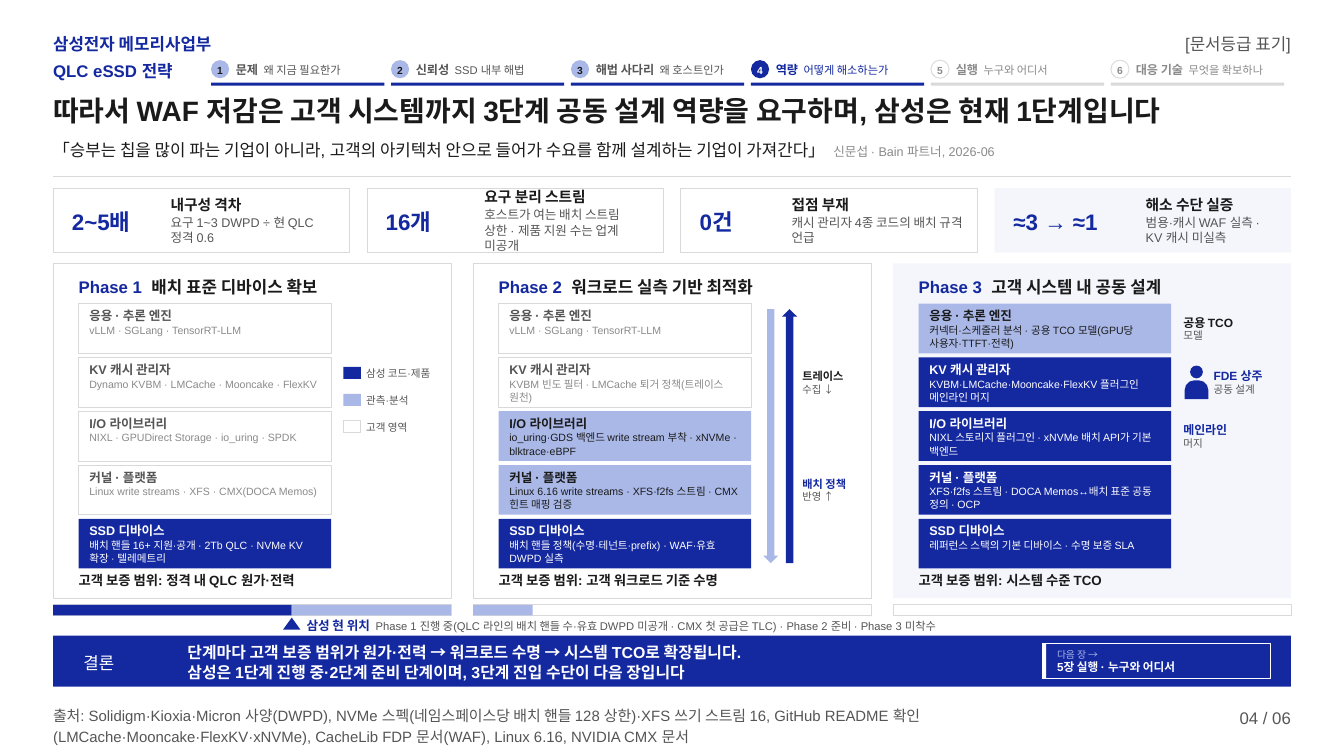
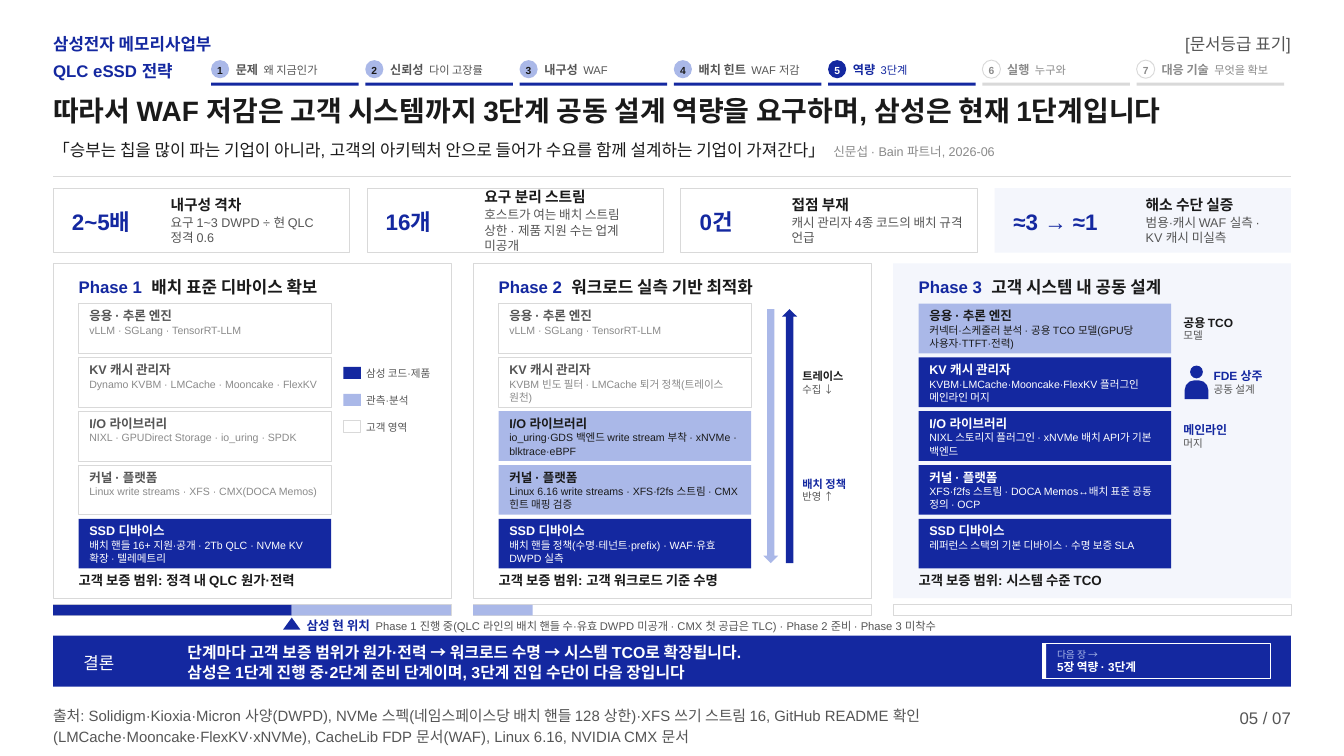
Before and after one commit to k31001/action-learning, a slide deck: slide 5 of outputs/presentation/qlc-ssd-strategy.pptx (slide 4 before the commit). Drawn at 1344x756 pixels with LibreOffice and Linux fonts; fonts in the diff are those of the drawing. Boxes give left, top, right and bottom in pixels: in the first picture for what was removed or moved away, otherwise in the second. Text is boxed around its words. In the diff, an @@ line names an element or a change of style, - is before the commit and + after.

```diff
--- a/outputs/presentation/qlc-ssd-strategy.pptx
+++ b/outputs/presentation/qlc-ssd-strategy.pptx
@@ rectangle resized from (x1=211, y1=83, x2=384, y2=85) to (x1=211, y1=83, x2=359, y2=85) @@
@@ text at (x1=236, y1=64, x2=317, y2=75): text changed @@
-문제 왜 지금 필요한가
+문제 왜 지금인가
@@ text "2" moved from (x1=397, y1=67, x2=403, y2=74) to (x1=371, y1=67, x2=377, y2=74) @@
@@ ellipse moved from (x1=391, y1=60, x2=409, y2=79) to (x1=366, y1=60, x2=384, y2=79) @@
@@ rectangle resized from (x1=391, y1=83, x2=564, y2=85) to (x1=366, y1=83, x2=513, y2=85) @@
@@ text at (x1=390, y1=64, x2=483, y2=75): text changed @@
-신뢰성 SSD 내부 해법
+신뢰성 다이 고장률
@@ text "3" moved from (x1=577, y1=67, x2=583, y2=74) to (x1=526, y1=67, x2=532, y2=74) @@
@@ ellipse moved from (x1=571, y1=60, x2=589, y2=79) to (x1=519, y1=60, x2=538, y2=79) @@
@@ rectangle resized from (x1=571, y1=83, x2=745, y2=85) to (x1=519, y1=83, x2=667, y2=85) @@
@@ text added at (x1=544, y1=64, x2=607, y2=75), 13 pt, text #555555, bold @@
+내구성 WAF
@@ text removed at (x1=596, y1=64, x2=723, y2=75) @@
-해법 사다리 왜 호스트인가
@@ text "4" moved from (x1=757, y1=67, x2=763, y2=74) to (x1=680, y1=67, x2=686, y2=74) @@
@@ text "4" at (x1=680, y1=67, x2=686, y2=74): text colour #FFFFFF to #1A1A1A @@
@@ rectangle added at (x1=674, y1=83, x2=822, y2=85), fill #1428A0 @@
@@ ellipse added at (x1=674, y1=60, x2=692, y2=79), fill #AAB8E8 @@
@@ text added at (x1=699, y1=64, x2=800, y2=75), 12 pt, text #555555 @@
+배치 힌트 WAF 저감
@@ text "5" moved from (x1=937, y1=67, x2=943, y2=74) to (x1=834, y1=67, x2=840, y2=74) @@
@@ text "5" at (x1=834, y1=67, x2=840, y2=74): text colour #8A8A8A to #FFFFFF @@
@@ ellipse moved from (x1=751, y1=60, x2=769, y2=79) to (x1=828, y1=60, x2=846, y2=79) @@
@@ rectangle resized from (x1=751, y1=83, x2=925, y2=85) to (x1=828, y1=83, x2=976, y2=85) @@
@@ text at (x1=853, y1=63, x2=908, y2=75): text changed @@
-역량 어떻게 해소하는가
+역량 3단계
@@ text "6" moved from (x1=1117, y1=67, x2=1123, y2=74) to (x1=989, y1=67, x2=995, y2=74) @@
@@ ellipse moved from (x1=931, y1=60, x2=949, y2=79) to (x1=982, y1=60, x2=1001, y2=79) @@
@@ rectangle resized from (x1=931, y1=83, x2=1104, y2=85) to (x1=982, y1=83, x2=1130, y2=85) @@
@@ text at (x1=1007, y1=64, x2=1066, y2=75): text changed @@
-실행 누구와 어디서
+실행 누구와
@@ ellipse moved from (x1=1111, y1=60, x2=1129, y2=79) to (x1=1136, y1=60, x2=1154, y2=79) @@
@@ rectangle resized from (x1=1111, y1=83, x2=1284, y2=85) to (x1=1136, y1=83, x2=1284, y2=85) @@
@@ text added at (x1=1143, y1=67, x2=1149, y2=74), 11 pt, text #8A8A8A, bold @@
+7
@@ text at (x1=1162, y1=64, x2=1269, y2=75): text changed @@
-대응 기술 무엇을 확보하나
+대응 기술 무엇을 확보
@@ text at (x1=1057, y1=661, x2=1136, y2=674): text changed @@
-5장 실행 · 누구와 어디서
+5장 역량 · 3단계
@@ text at (x1=1240, y1=712, x2=1291, y2=724): text changed @@
-04 / 06
+05 / 07
```
Also in this commit, not shown: 4 other slides changed, 2 slides added, 1 slide removed, 18 other files.
